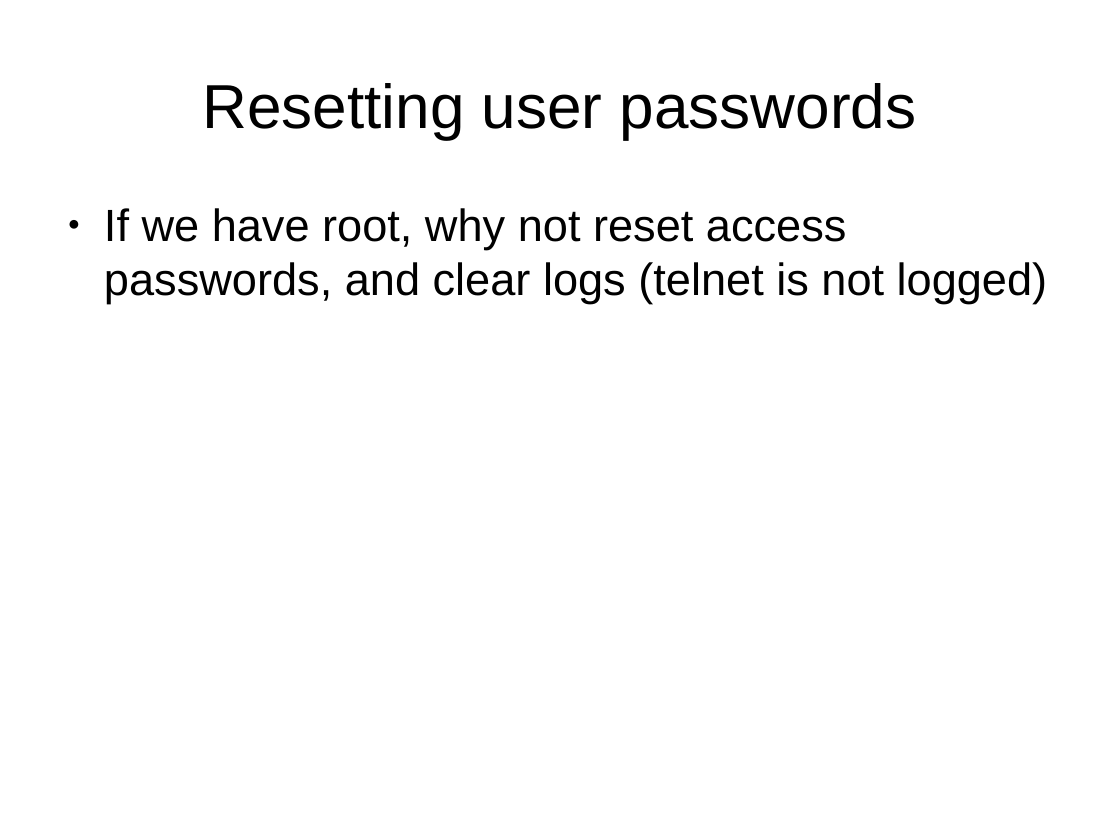
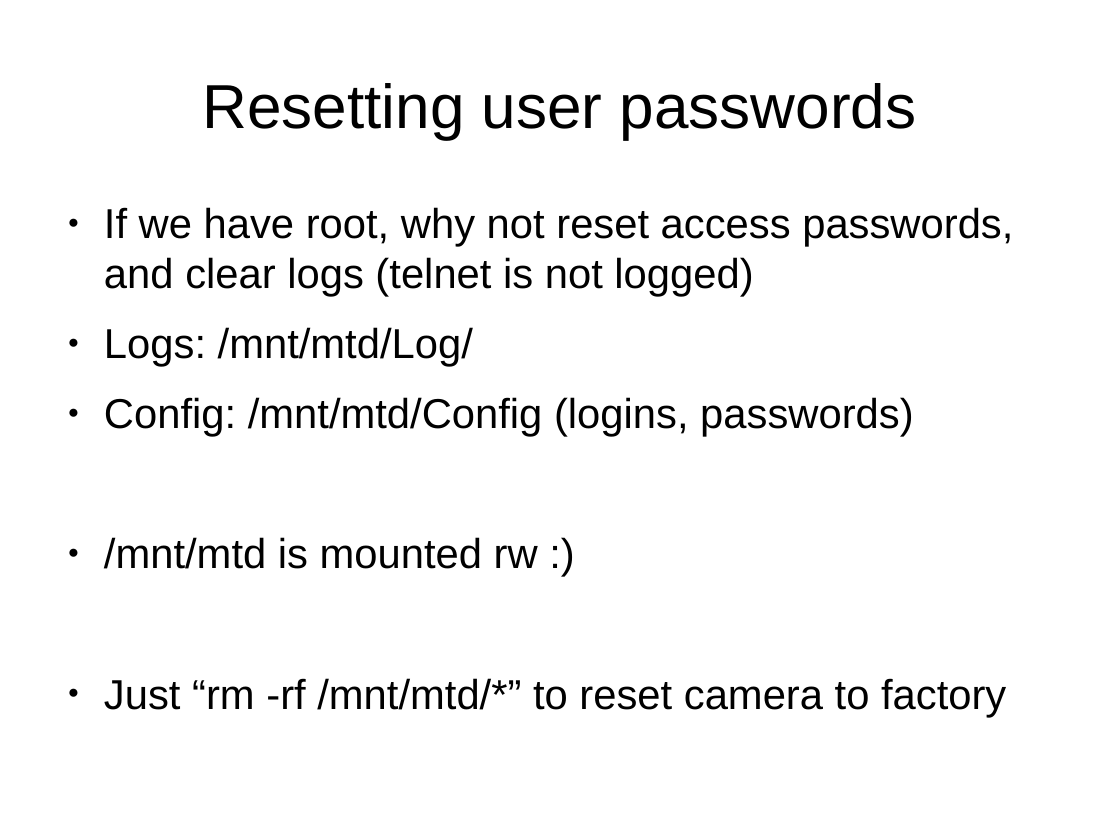
Before and after one commit to half2me/embeddedfun, a slide deck: slide 12 of EmbeddedFun.odp (slide 10 before the commit). Drawn at 1120x840 pixels with LibreOffice and Linux fonts; fonts in the diff are those of the drawing. Boxes give left, top, right and bottom in pixels: in the first picture for what was removed or moved away, otherwise in the second. Text is boxed around its words. In the diff, an @@ line names an element or a change of style, - is before the commit and + after.

```diff
--- a/EmbeddedFun.odp
+++ b/EmbeddedFun.odp
@@ text at box(104, 207, 1013, 297): size 32 to 29.6 pt in "If we have root, why not reset ..." @@
@@ text at box(104, 327, 1006, 717): paragraphs added @@
+● Logs: /mnt/mtd/Log/
+● Config: /mnt/mtd/Config (logins, passwords)
+● /mnt/mtd is mounted rw :)
+● Just “rm -rf /mnt/mtd/*” to reset camera to factory
```
Also in this commit, not shown: 2 slides added, 1 other file.
